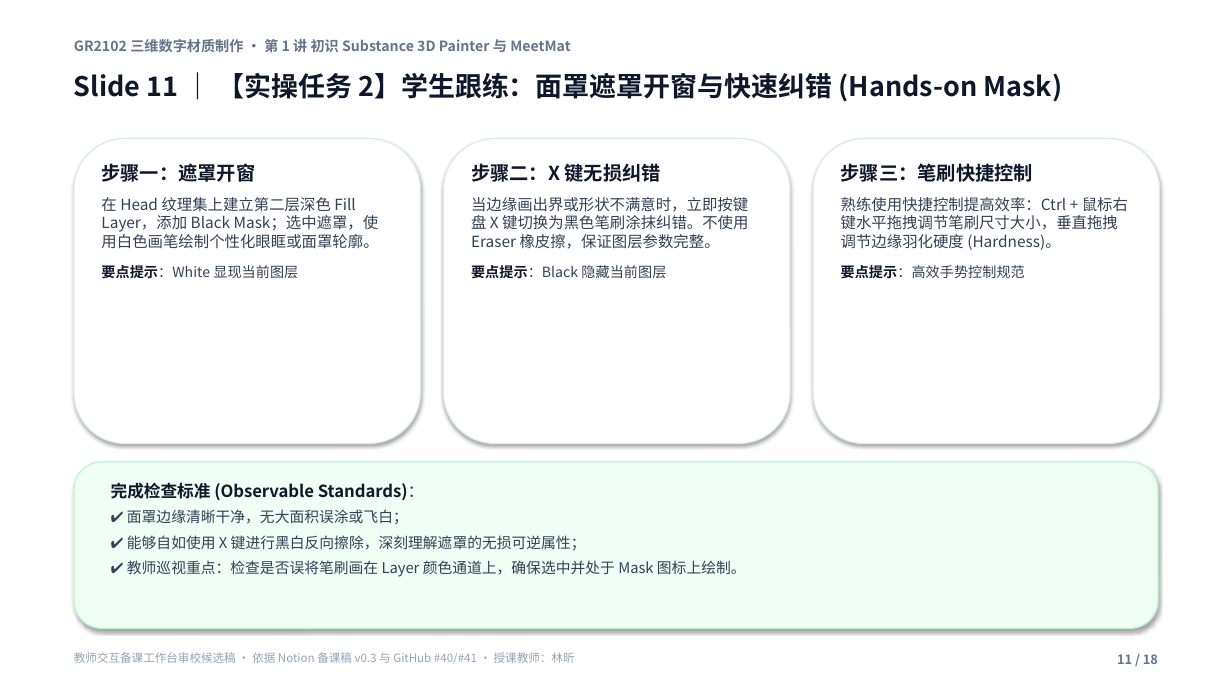
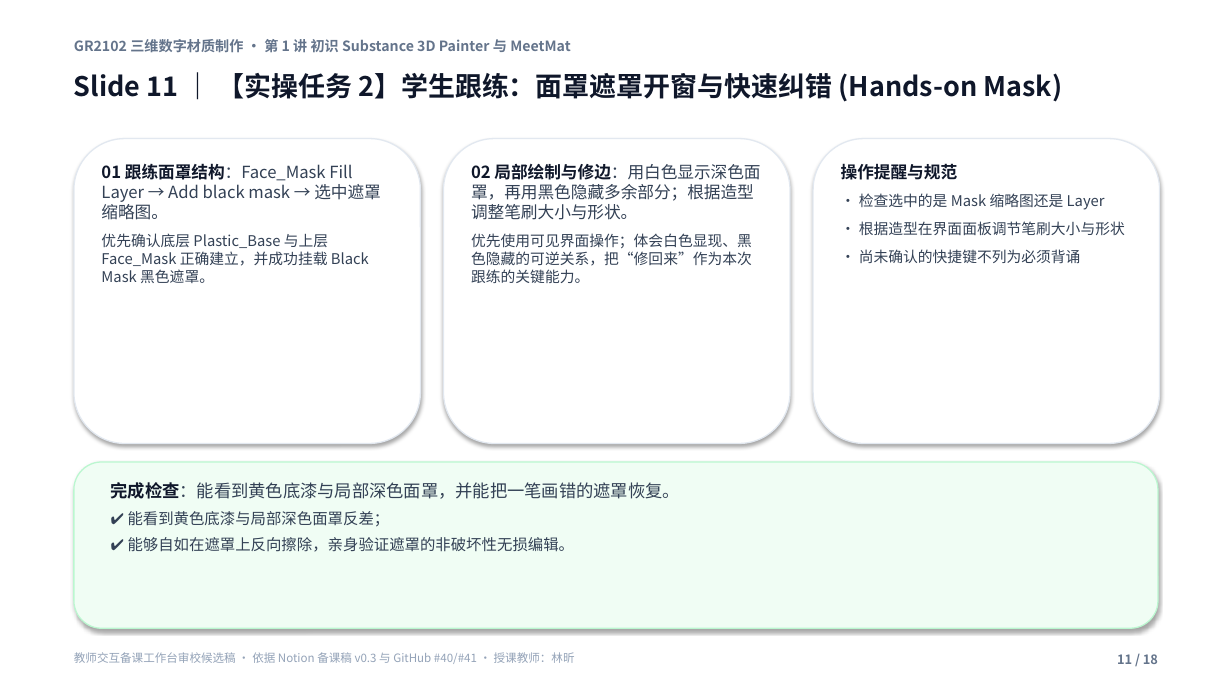
Before and after one commit to carllx/corso-pbr-materials, a slide deck: slide 11 of W1_MeetMat_18slides_teacher_review.pptx. Drawn at 1232x693 pixels with LibreOffice and Linux fonts; fonts in the diff are those of the drawing. Boxes give left, top, right and bottom in pixels: in the first picture for what was removed or moved away, otherwise in the second. Text is boxed around its words. In the diff, an @@ line names an element or a change of style, - is before the commit and + after.

Commit message:
fix(teaching): align Slide 10-12 with Notion v0.3 and refactor generator to data-driven (#40)
- Refactor build_w1_slides.py to dynamically render slide content and questions directly from slides_data.json
- Correct Slide 10 text to exact Notion spec (Roughness=0.05, X key auxiliary role)
- Align Slide 11 student follow-along steps without premature shortcut mandates (visible UI priority)
- Align Slide 12 title and questions with Microfacet reflection clarity focus
- Audit Slide 07 3rd screenshot confirming it depicts Display Settings -> Environment Map entrance rather than exposure/rotation
- Add Section 3 in image register auditing public repository licensing risks for 3rd-party assets (Slide 05 Molly commercial IP, Slide 12 textbook diagram)
- Regenerate W1_MeetMat_18slides_teacher_review.pptx, W1_MeetMat_18slides_preview.pdf, and W1_MeetMat_18slides_overview.png

```diff
--- a/W1_MeetMat_18slides_teacher_review.pptx
+++ b/W1_MeetMat_18slides_teacher_review.pptx
@@ text at [101,163,381,283]: text changed; size 12 to 11.5 pt @@
-步骤一：遮罩开窗
-在 Head 纹理集上建立第二层深色 Fill Layer，添加 Black Mask；选中遮罩，使用白色画笔绘制个性化眼眶或面罩轮廓。
-要点提示：White 显现当前图层
+01 跟练面罩结构：Face_Mask Fill Layer → Add black mask → 选中遮罩缩略图。
+优先确认底层 Plastic_Base 与上层 Face_Mask 正确建立，并成功挂载 Black Mask 黑色遮罩。
@@ text at [471,164,760,283]: text changed; size 12 to 11.5 pt @@
-步骤二：X 键无损纠错
-当边缘画出界或形状不满意时，立即按键盘 X 键切换为黑色笔刷涂抹纠错。不使用 Eraser 橡皮擦，保证图层参数完整。
-要点提示：Black 隐藏当前图层
+02 局部绘制与修边：用白色显示深色面罩，再用黑色隐藏多余部分；根据造型调整笔刷大小与形状。
+优先使用可见界面操作；体会白色显现、黑色隐藏的可逆关系，把“修回来”作为本次跟练的关键能力。
@@ text at [841,164,1125,263]: text changed; size 12 to 11.5 pt @@
-步骤三：笔刷快捷控制
-熟练使用快捷控制提高效率：Ctrl + 鼠标右键水平拖拽调节笔刷尺寸大小，垂直拖拽调节边缘羽化硬度 (Hardness)。
-要点提示：高效手势控制规范
+操作提醒与规范
+• 检查选中的是 Mask 缩略图还是 Layer
+• 根据造型在界面面板调节笔刷大小与形状
+• 尚未确认的快捷键不列为必须背诵
@@ text at [111,482,680,552]: text changed; size 11.5 to 12 pt @@
-完成检查标准 (Observable Standards)：
-✔ 面罩边缘清晰干净，无大面积误涂或飞白；
-✔ 能够自如使用 X 键进行黑白反向擦除，深刻理解遮罩的无损可逆属性；
-✔ 教师巡视重点：检查是否误将笔刷画在 Layer 颜色通道上，确保选中并处于 Mask 图标上绘制。
+完成检查：能看到黄色底漆与局部深色面罩，并能把一笔画错的遮罩恢复。
+✔ 能看到黄色底漆与局部深色面罩反差；
+✔ 能够自如在遮罩上反向擦除，亲身验证遮罩的非破坏性无损编辑。
```
Also in this commit, not shown: 17 other slides changed, 5 other files.
